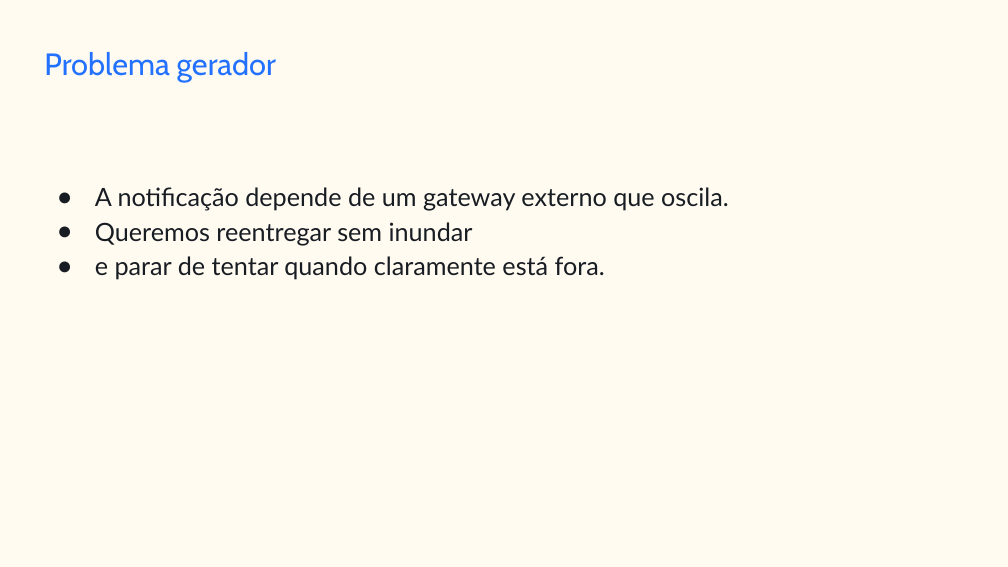
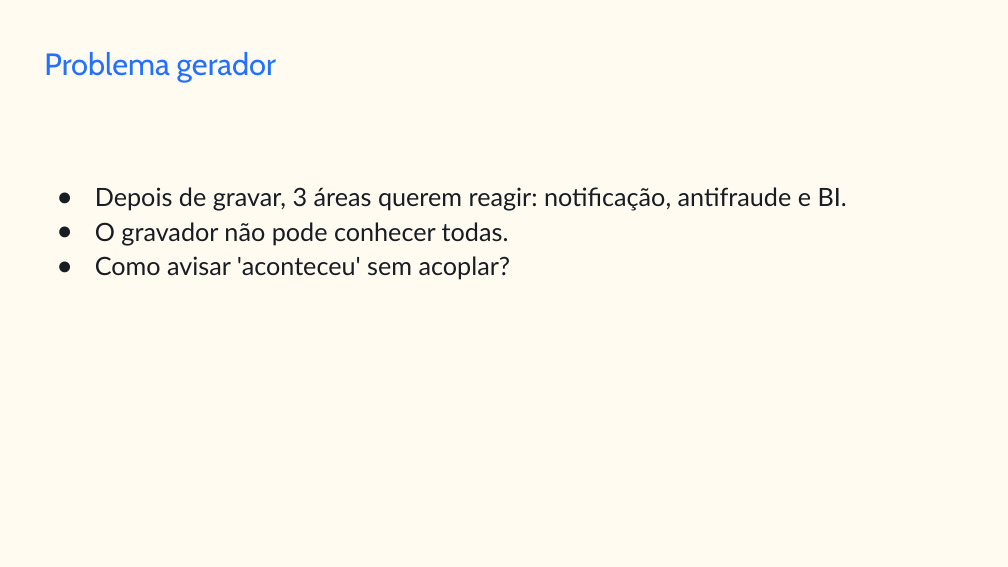
Before and after one commit to jessehaniel85/1705-be-jv-010, a slide deck: slide 2 of plano-de-aulas/aula-07-slides.pptx. Drawn at 1008x567 pixels with LibreOffice and Linux fonts; fonts in the diff are those of the drawing. Boxes give left, top, right and bottom in pixels: in the first picture for what was removed or moved away, otherwise in the second. Text is boxed around its words. In the diff, an @@ line names an element or a change of style, - is before the commit and + after.

```diff
--- a/plano-de-aulas/aula-07-slides.pptx
+++ b/plano-de-aulas/aula-07-slides.pptx
@@ text at <box>95,187,847,280</box>: text changed @@
-● A notificação depende de um gateway externo que oscila.
-● Queremos reentregar sem inundar
-● e parar de tentar quando claramente está fora.
+● Depois de gravar, 3 áreas querem reagir: notificação, antifraude e BI.
+● O gravador não pode conhecer todas.
+● Como avisar 'aconteceu' sem acoplar?
```
Also in this commit, not shown: 3 other slides changed, 3 slides added, 3 slides removed, 15 other files.
